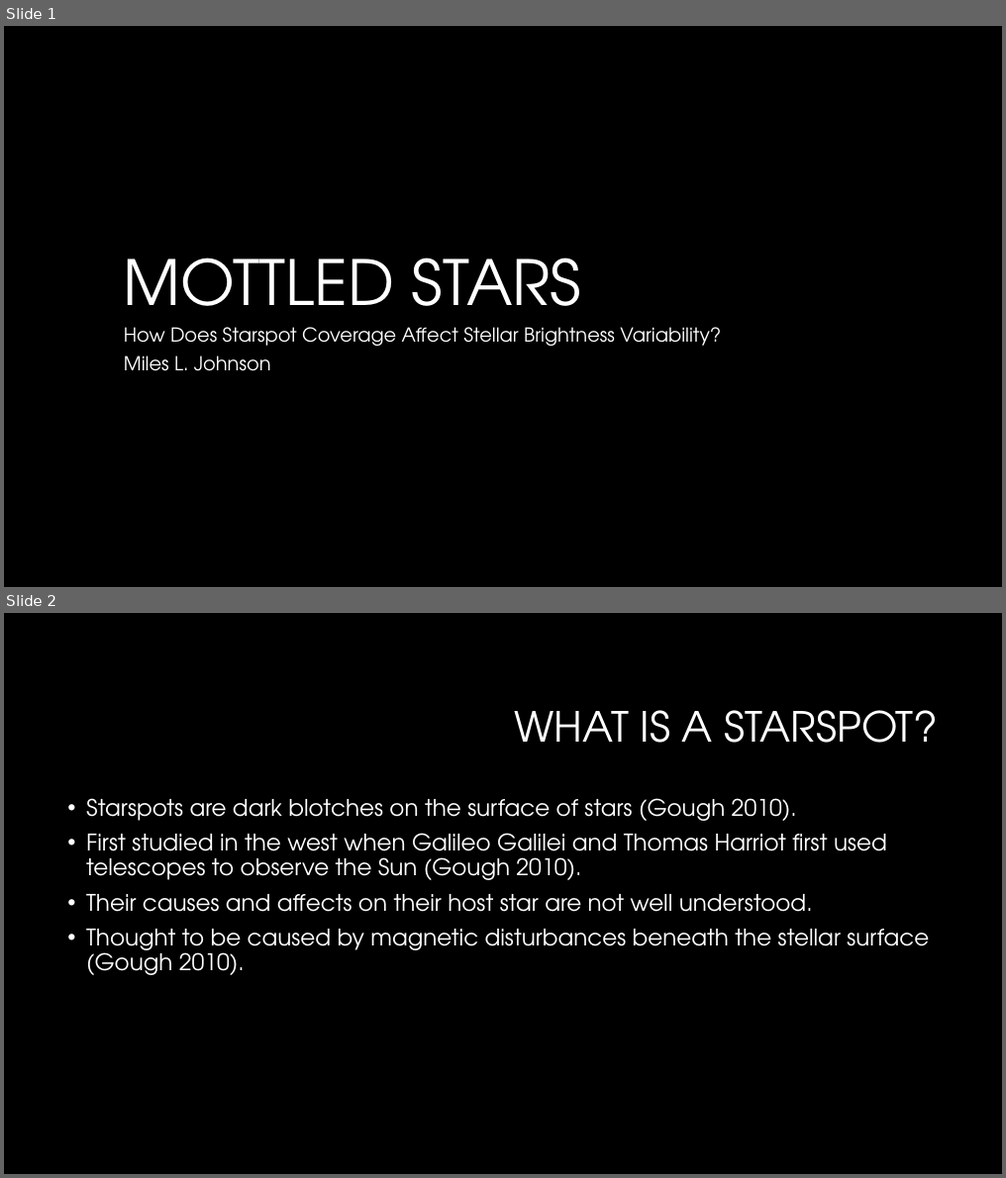
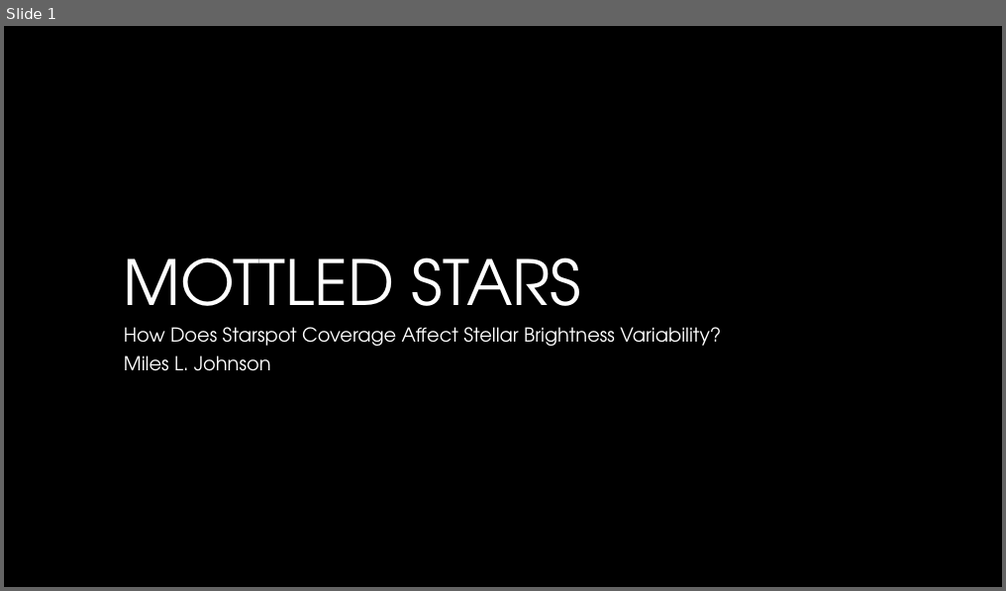
Before and after one commit to mljohn2151/ASTR-3150-GitHub, a slide deck: FUSE - Mottled Stars/FUSE Literature Review/Mottled Stars Literature Review.pptx. Shown one above the other, each under a label of ours: slides 1 and 2 before the commit, slide 1 after it. The pictures are 1006x1178 and 1006x591 pixels, drawn with LibreOffice and Linux fonts; fonts in the diff are those of the drawing; background and template pictures are left out. Boxes give left, top, right and bottom in pixels: in the first picture for what was removed or moved away, otherwise in the second. Text is boxed around its words. In the diff, an @@ line names an element or a change of style, - is before the commit and + after.

```diff
--- a/FUSE - Mottled Stars/FUSE Literature Review/Mottled Stars Literature Review.pptx
+++ b/FUSE - Mottled Stars/FUSE Literature Review/Mottled Stars Literature Review.pptx
@@ slide 2 removed at (4,613,1002,1174), background #000000 @@
@@ title removed at (514,710,938,743) @@
-WHAT IS A STARSPOT?
@@ text removed at (86,798,929,975) @@
-• Starspots are dark blotches on the surface of stars (Gough 2010).
-• First studied in the west when Galileo Galilei and Thomas Harriot first used telescopes to observe the Sun (Gough 2010).
-• Their causes and affects on their host star are not well understood.
-• Thought to be caused by magnetic disturbances beneath the stellar surface (Gough 2010).
```
Also in this commit, not shown: 2 slides changed, 1 other file.
